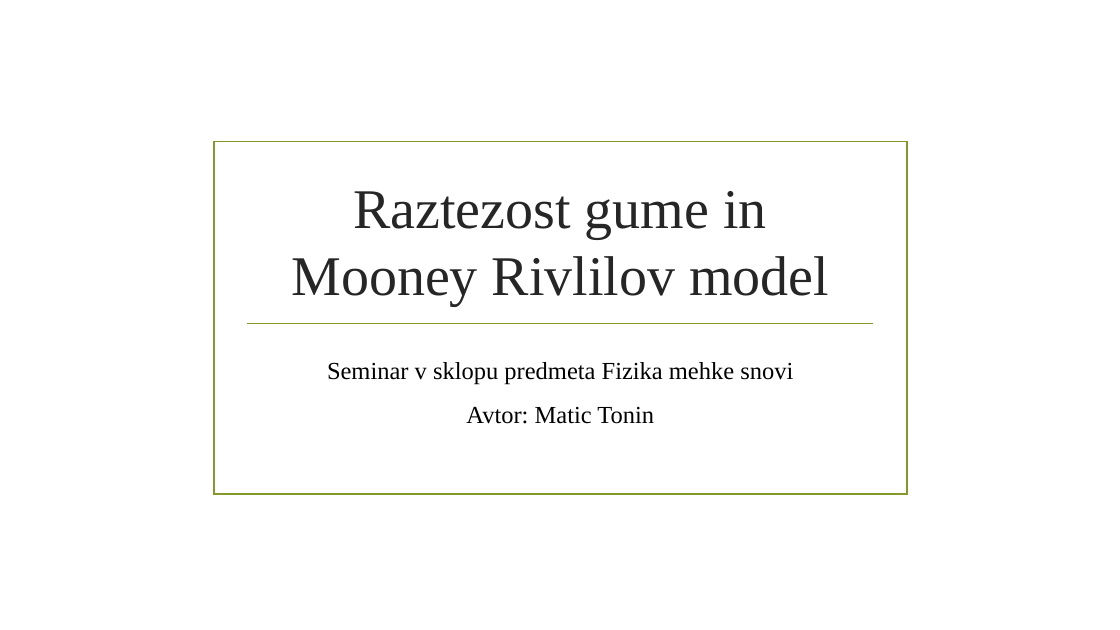
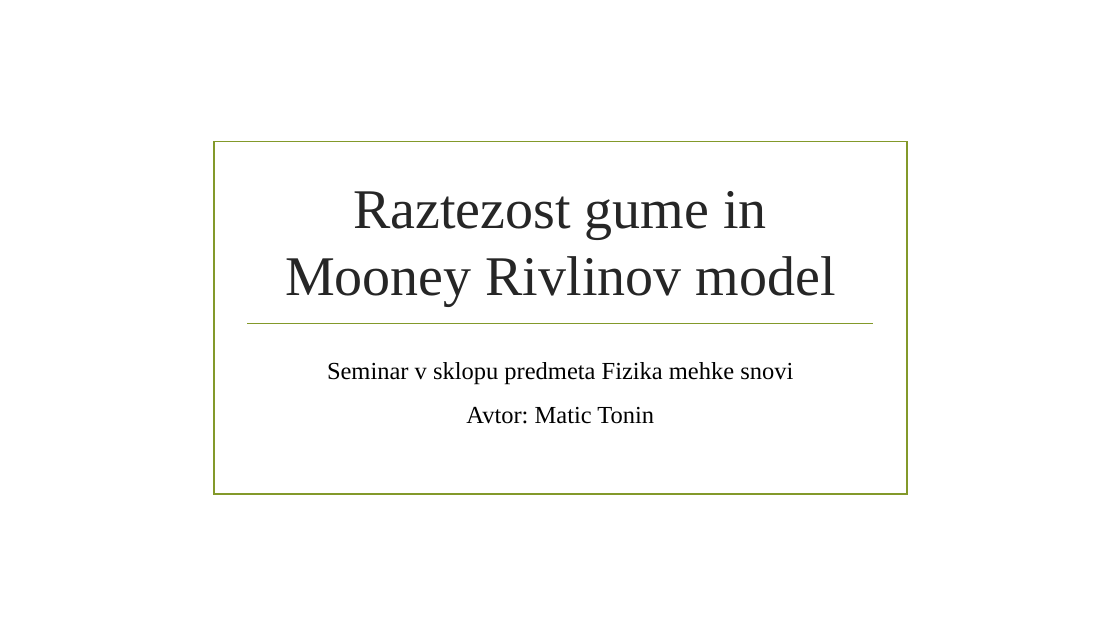
Before and after one commit to MaticTonin/Faks-FMF, a slide deck: slide 1 of 1. Magisterij/Fizika mehke snovi/Raztezost gume in Mooney Rivlilov model.pptx. Drawn at 1120x630 pixels with LibreOffice and Linux fonts; fonts in the diff are those of the drawing; background and template pictures are left out. Boxes give left, top, right and bottom in pixels: in the first picture for what was removed or moved away, otherwise in the second. Text is boxed around its words. In the diff, an @@ line names an element or a change of style, - is before the commit and + after.

```diff
--- a/1. Magisterij/Fizika mehke snovi/Raztezost gume in Mooney Rivlilov model.pptx
+++ b/1. Magisterij/Fizika mehke snovi/Raztezost gume in Mooney Rivlilov model.pptx
@@ title at bbox=[285, 191, 836, 306]: text changed @@
-Raztezost gume in Mooney Rivlilov model
+Raztezost gume in Mooney Rivlinov model
```
Also in this commit, not shown: 21 other files.
